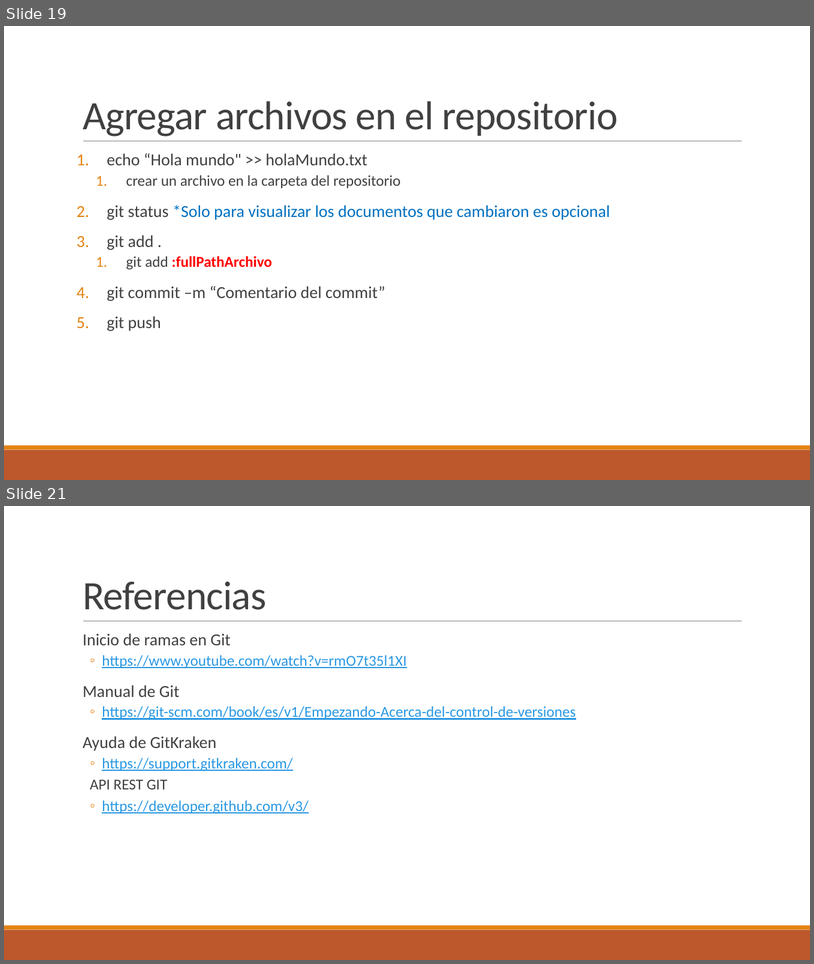
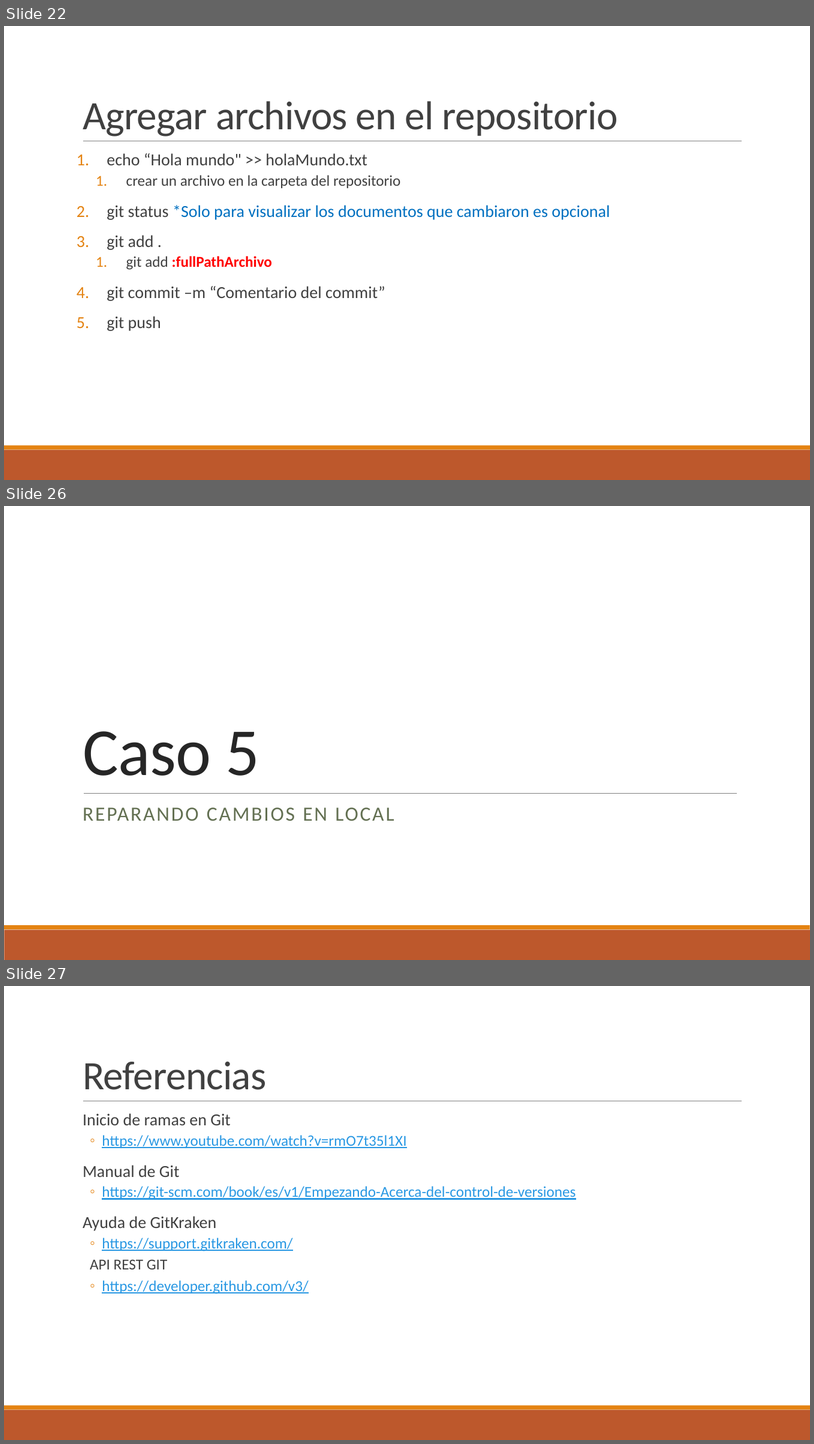
Before and after one commit to DuckHunter213/TutorialGit, a slide deck: Git.pptx. Shown one above the other, each under a label of ours: slides 19 and 21 before the commit, slides 22, 26 and 27 after it; the slides between them are not shown. The pictures are 814x964 and 814x1444 pixels, drawn with LibreOffice and Linux fonts; fonts in the diff are those of the drawing; background and template pictures are left out. Boxes give left, top, right and bottom in pixels: in the first picture for what was removed or moved away, otherwise in the second. Text is boxed around its words. In the diff, an @@ line names an element or a change of style, - is before the commit and + after.

Commit message:
Cambios para el inicio de la presentación

```diff
--- a/Git.pptx
+++ b/Git.pptx
@@ slide 26 added at bbox=[4, 506, 810, 960], background #FFFFFF; not listed: 2 template elements that a slide beside it also shows @@
@@ title added at bbox=[83, 731, 260, 775], 80 pt, text #262626 @@
+Caso 5
@@ line added from (84, 793) to (737, 793), #808080 0.5 pt @@
@@ text added at bbox=[83, 807, 394, 820], 24 pt, text #637052 @@
+REPARANDO CAMBIOS EN LOCAL
@@ what was slide 19 is now slide 22 @@
@@ what was slide 21 is now slide 27 @@
```
Also in this commit, not shown: 1 slide changed, 6 other slides added, 1 slide removed, 6 other files.
